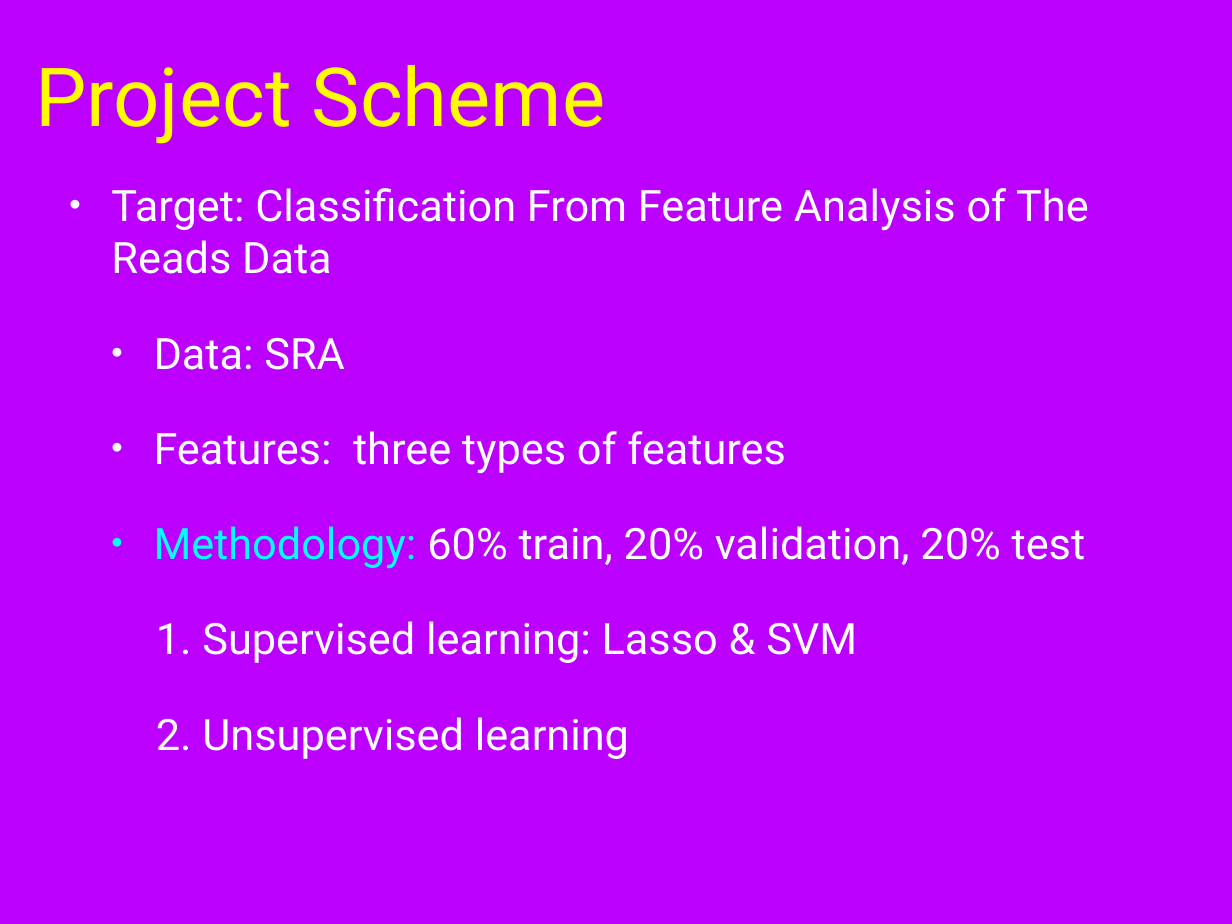
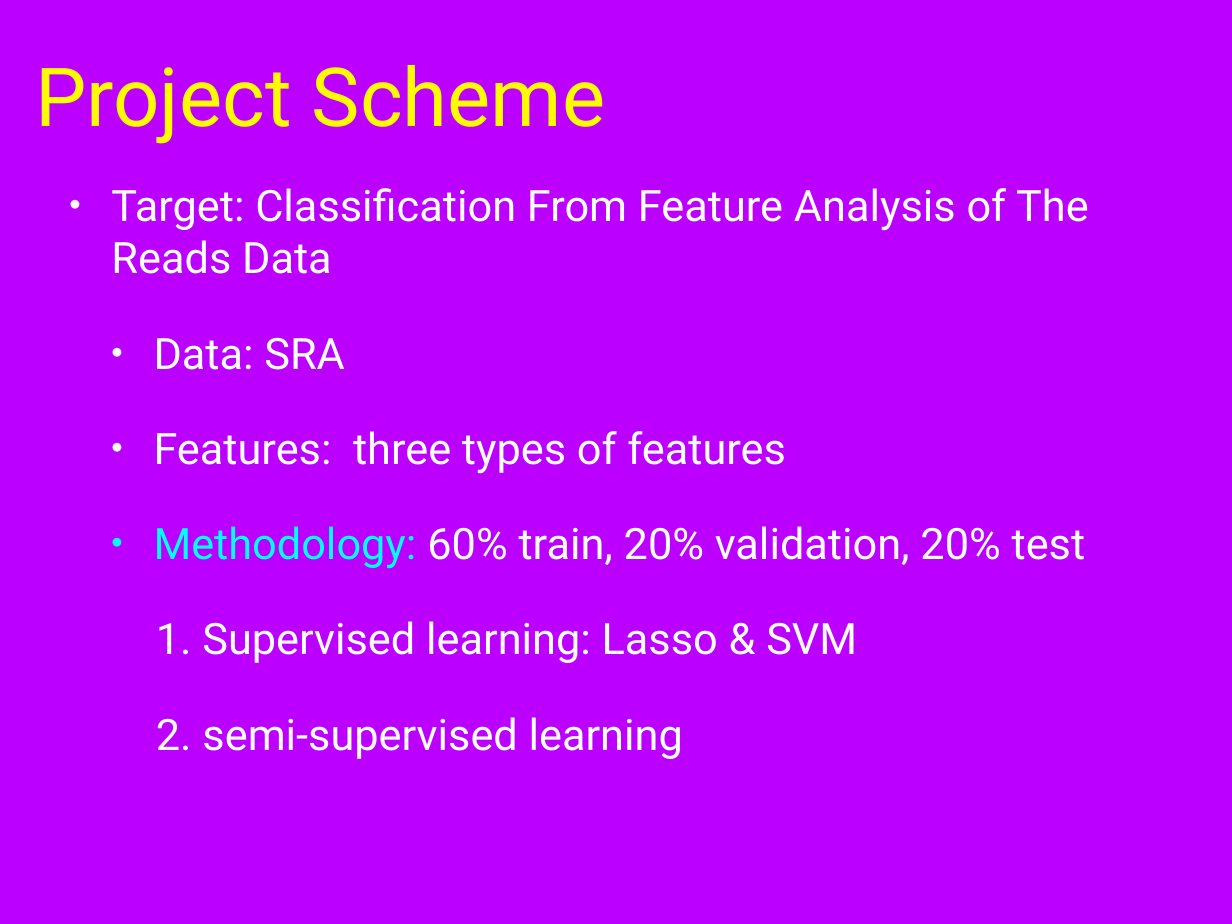
Before and after one commit to bx3/EE595, a slide deck: slide 9 of document/595combine.pptx. Drawn at 1232x924 pixels with LibreOffice and Linux fonts; fonts in the diff are those of the drawing; background and template pictures are left out. Boxes give left, top, right and bottom in pixels: in the first picture for what was removed or moved away, otherwise in the second. Text is boxed around its words. In the diff, an @@ line names an element or a change of style, - is before the commit and + after.

```diff
--- a/document/595combine.pptx
+++ b/document/595combine.pptx
@@ text at (156, 717, 683, 759): text changed @@
-        2. Unsupervised learning
+        2. semi-supervised learning
```
Also in this commit, not shown: 6 other slides changed, 1 slide added.
